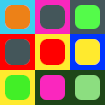
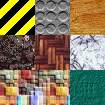
Comparing the layer stacks of the two 105px x 105px images. Changes:
renamed "Top #1" to "tilemap_002.png", painted on it over [0, 0, 105, 105]
